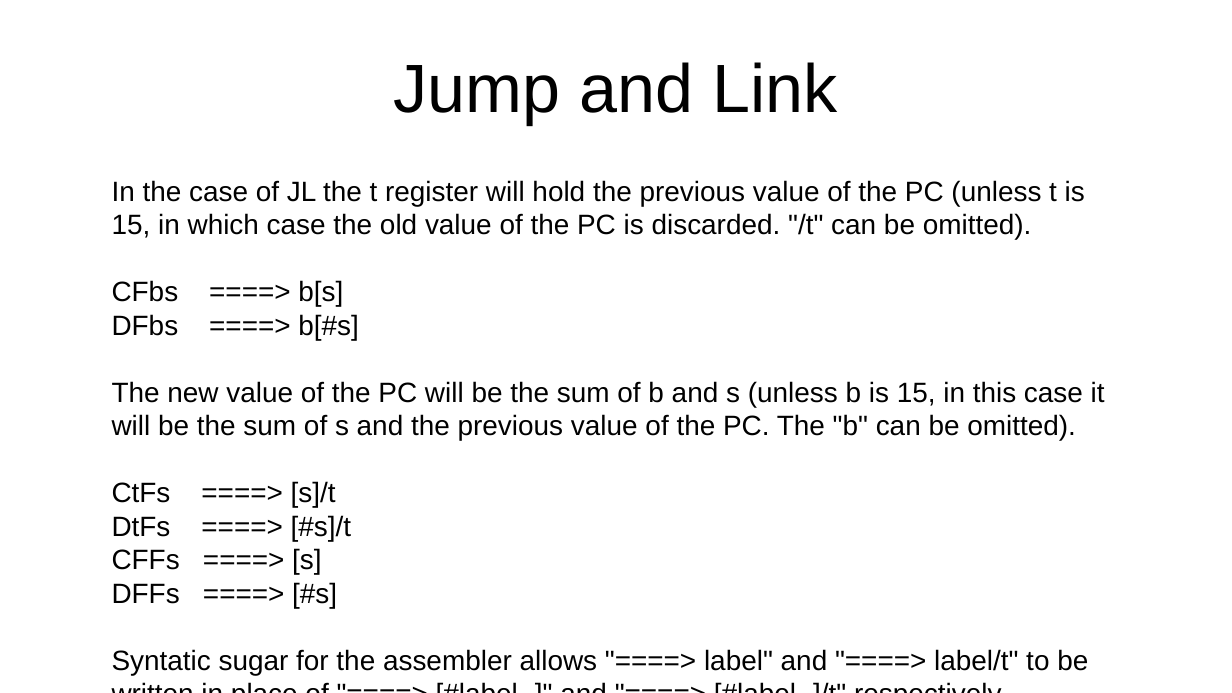
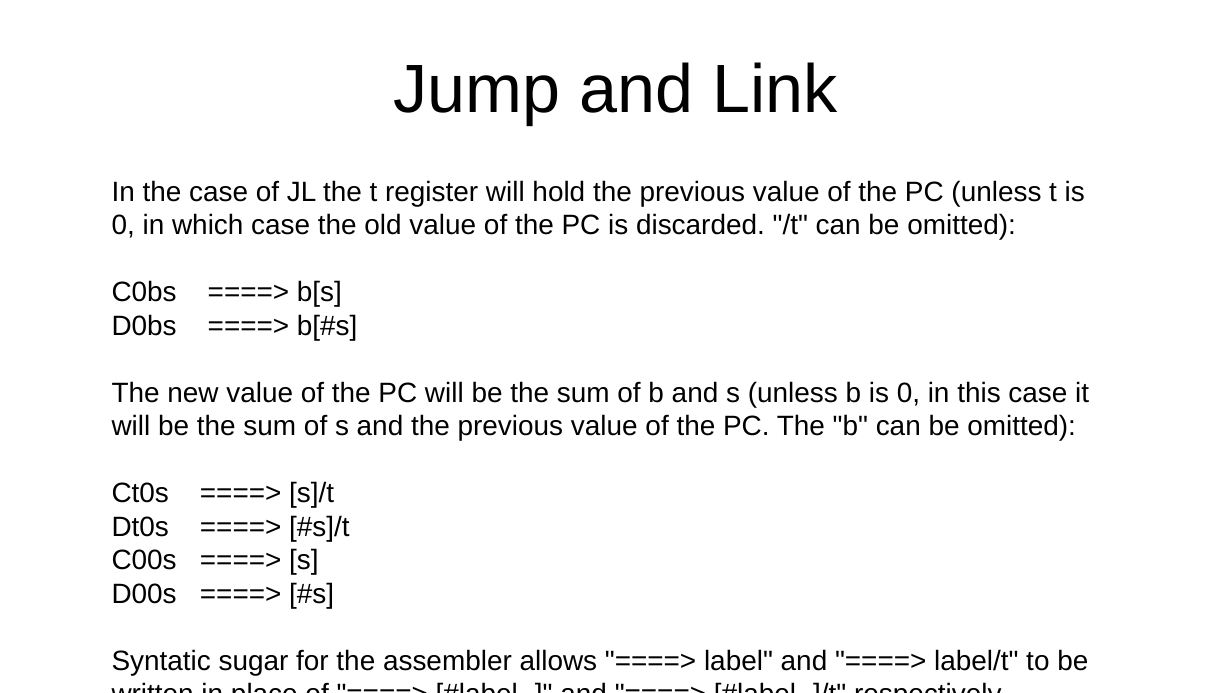
Before and after one commit to jeceljr/baby42, a slide deck: slide 21 of doc/baby42_slides.odp (slide 20 before the commit). Drawn at 1232x693 pixels with LibreOffice and Linux fonts; fonts in the diff are those of the drawing. Boxes give left, top, right and bottom in pixels: in the first picture for what was removed or moved away, otherwise in the second. Text is boxed around its words. In the diff, an @@ line names an element or a change of style, - is before the commit and + after.

Commit message:
define r0 to indicate no base for load/store and change jump-and-link to match

```diff
--- a/doc/baby42_slides.odp
+++ b/doc/baby42_slides.odp
@@ text at bbox=[112, 180, 1089, 608]: text changed @@
-In the case of JL the t register will hold the previous value of the PC (unless t is 15, in which case the old value of the PC is discarded. "/t" can be omitted).
-CFbs ====> b[s]
-DFbs ====> b[#s]
-The new value of the PC will be the sum of b and s (unless b is 15, in this case it will be the sum of s and the previous value of the PC. The "b" can be omitted).
-CtFs ====> [s]/t
-DtFs ====> [#s]/t
-CFFs ====> [s]
-DFFs ====> [#s]
+In the case of JL the t register will hold the previous value of the PC (unless t is 0, in which case the old value of the PC is discarded. "/t" can be omitted):
+C0bs ====> b[s]
+D0bs ====> b[#s]
+The new value of the PC will be the sum of b and s (unless b is 0, in this case it will be the sum of s and the previous value of the PC. The "b" can be omitted):
+Ct0s ====> [s]/t
+Dt0s ====> [#s]/t
+C00s ====> [s]
+D00s ====> [#s]
```
Also in this commit, not shown: 7 other slides changed, 2 slides added, 1 slide removed, 1 other file.
